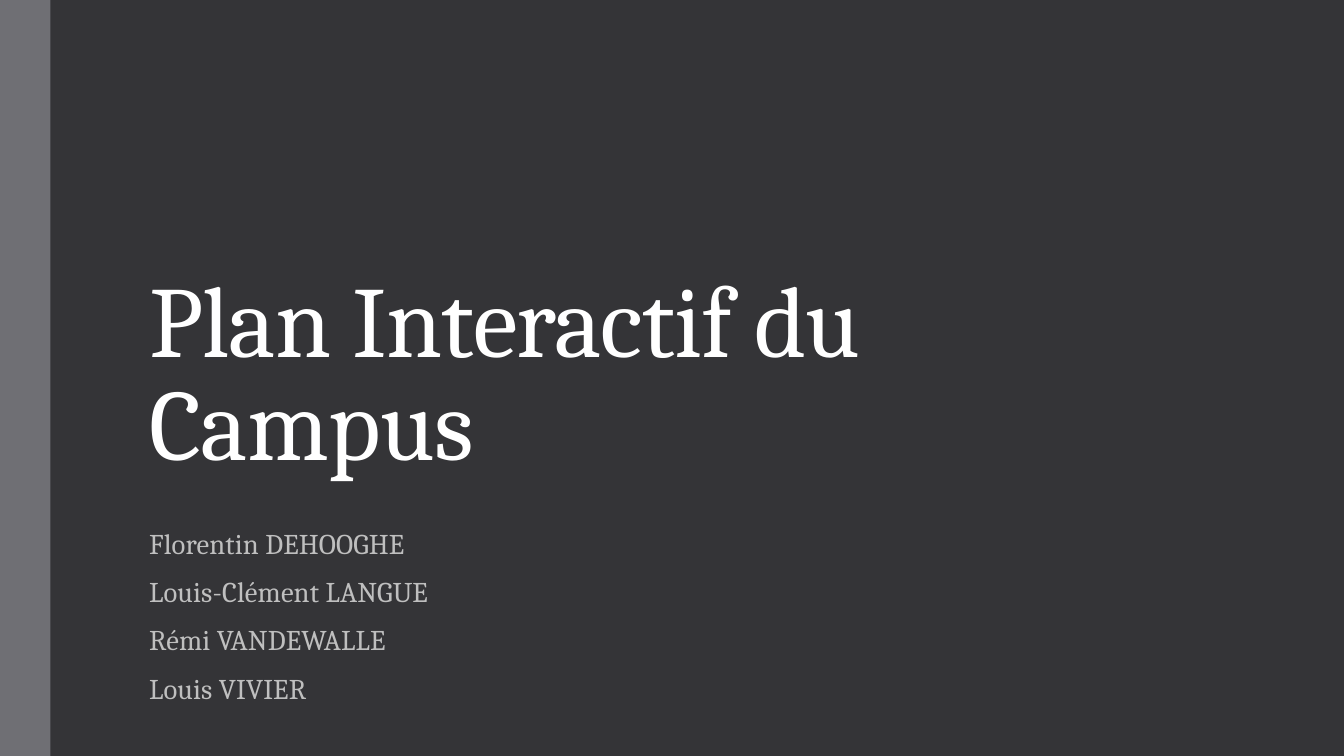
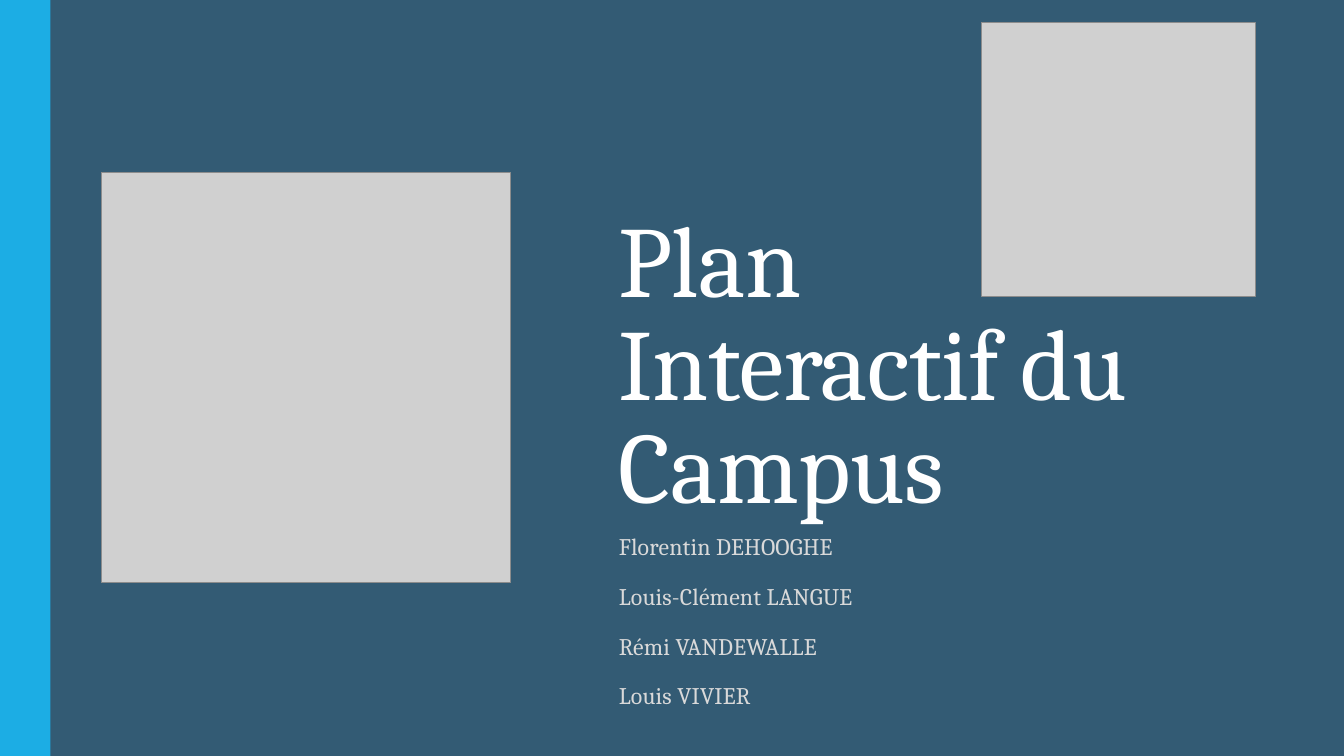
Before and after one commit to louisvivier/InteractivCampus, a slide deck: slide 1 of PointMiParcours.pptx. Drawn at 1344x756 pixels with LibreOffice and Linux fonts; fonts in the diff are those of the drawing; grey boxes stand for pictures. Boxes give left, top, right and bottom in pixels: in the first picture for what was removed or moved away, otherwise in the second. Text is boxed around its words. In the diff, an @@ line names an element or a change of style, - is before the commit and + after.

```diff
--- a/PointMiParcours.pptx
+++ b/PointMiParcours.pptx
@@ background #353537 to #335B74 @@
@@ rectangle at [0, 0, 50, 756]: fill #6F6F74 to #1CADE4 @@
@@ picture added at [981, 22, 1255, 296] @@
@@ title "Plan Interactif du Campus" rewrapped from [149, 285, 861, 481] to [619, 227, 1128, 524] @@
@@ picture added at [101, 172, 511, 583] @@
@@ subtitle "Florentin DEHOOGHE": place and size @@
-subtitle "Florentin DEHOOGHE" at [149, 534, 428, 699]
+subtitle "Florentin DEHOOGHE" at [619, 538, 853, 704]
@@ subtitle "Florentin DEHOOGHE" at [619, 538, 853, 704]: size 20.4 to 17 pt, text colour #BFBFBF to #D9D9D9; line spacing 0.75 to 0.95 @@
```
Also in this commit, not shown: 1 other slide changed, 8 slides added, 3 slides removed.
